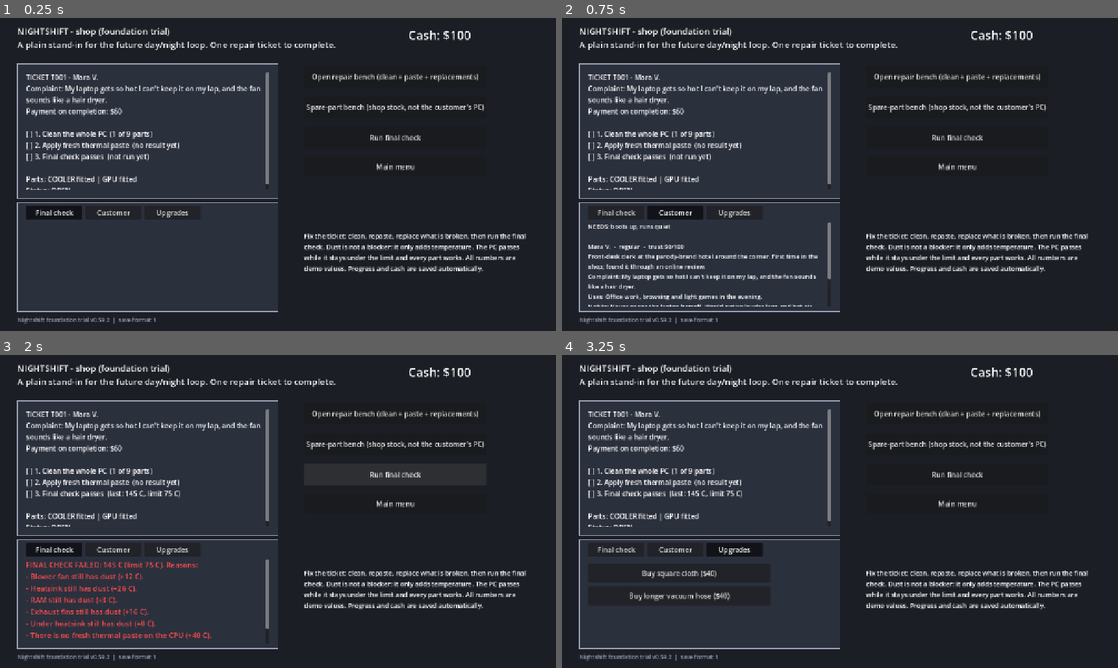
Above: before the commit, frames 1-4 (two rows, left to right).
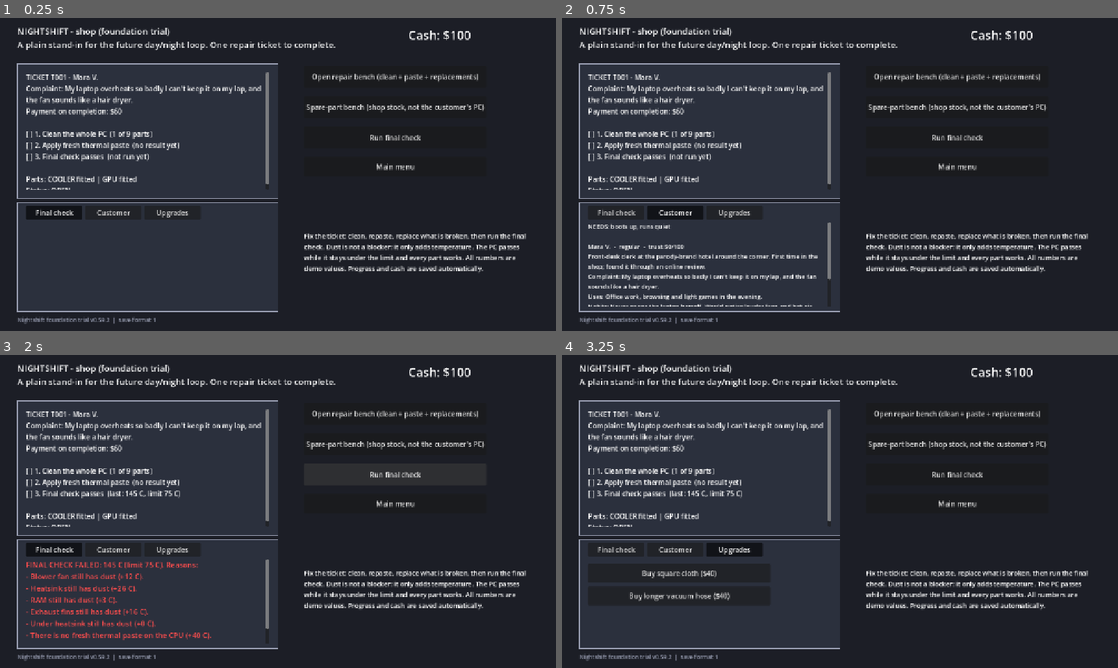
Above: after the commit, the same moments.

Repository: 123rearearcode/nighshift_real
Game: Godot game, scene res://scenes/shop.tscn
Same seed, same stepped clock (60 frames per second), same inputs: the game is played once before the commit and once after it. This scene is started directly instead of the project's main scene.
Inputs:
- Up to frame 1 (0.25 s): no input
- Up to frame 2 (0.75 s): click "Customer" at 0.5 s
- Up to frame 3 (2 s): click "Run final check" at 1.25 s
- Up to frame 4 (3.25 s): click "Final check" at 2 s; click "Upgrades" at 2.75 s

The runs differ from the first frame. In frame 1, 0.6% of the frame differs, in the area x 4-47%, y 21-28%; in frame 2, 0.9%, in the area x 4-47%, y 21-87%; in frame 3, 0.6%; in frame 4, 0.6%.

Commit message:
0.59.2: B86 (Mara says "overheats" again), B87 (wait for the customer's slide; stop a running slide)
Co-Authored-By: Claude Opus 5.5 <noreply@anthropic.com>
Claude-Session: https://claude.ai/code/session_01RRHyDEgCNWig31UsohEBJ7

Diff:
--- a/scripts/data/customers.gd
+++ b/scripts/data/customers.gd
@@ -29,7 +29,7 @@
             # 0.59.2 (D186; user: "Dialogue needs rewriting"): rewritten lines, still proposals for the user's story.
             "greeting": "Hello... you're open? Sorry, I came straight from the night shift. I found you online. I hope the reviews are honest.",
             "patience_line": "I need it back tomorrow morning. My shift starts at seven, and the manager already doesn't like me.",
-            "complaint": "My laptop gets so hot I can't keep it on my lap, and the fan sounds like a hair dryer.",   # 0.59.1 (D185): "mara comes in with a laptop"
+            "complaint": "My laptop overheats so badly I can't keep it on my lap, and the fan sounds like a hair dryer.",   # 0.59.1 (D185): "mara comes in with a laptop"
             "uses": "Office work, browsing and light games in the evening.",
             "habits": "Never opens the laptop herself. Would notice louder fans and hot air straight away. Reads and writes online reviews.",
             "patience": "Needs the PC back by tomorrow morning.",
--- a/scripts/rooms/counter_room.gd
+++ b/scripts/rooms/counter_room.gd
@@ -400,11 +400,16 @@
 
 # 0.59.2 (D186): a customer slides in from the door side and fades in; leaving, a copy slides back out and fades
 # (so the next customer can already come in). Only x and alpha change: where they stand is unchanged.
+var slide_tween: Tween   # the customer coming in (stopped if the next one comes before it ends)
+
+
 func _slide_in(node: TextureRect) -> void:
+    if slide_tween != null and slide_tween.is_valid(): slide_tween.kill()
     var target: Vector2 = node.position
     node.position = target + Vector2(SLIDE_FROM, 0)
     node.modulate.a = 0.0
     var tween: Tween = create_tween().set_parallel(true)
+    slide_tween = tween
     tween.tween_property(node, "position:x", target.x, SLIDE_SECONDS).set_trans(Tween.TRANS_QUAD).set_ease(Tween.EASE_OUT)
     tween.tween_property(node, "modulate:a", 1.0, SLIDE_SECONDS * 0.6)
 
--- a/tools/test_counter_art.gd
+++ b/tools/test_counter_art.gd
@@ -72,6 +72,7 @@
     check(not counter.placeholders and counter.room_layer.morning and counter.counter_layer.morning, "intake uses the morning exterior with the real layered room")
     var customer: TextureRect = counter.get_node("CustomerPortrait")
     var pc: TextureRect = counter.get_node("CustomerPC")
+    await create_timer(counter.SLIDE_SECONDS + 0.2).timeout   # 0.59.2 (D186): the customer slides in first
     check(customer.position + customer.size == Vector2(800, 488) and pc.position + pc.size == Vector2(1094, 550), "Batch B sprites follow the shared customer/PC anchors without resizing their pixels")
     check(customer.z_index < counter.counter_layer.z_index and pc.z_index > counter.counter_layer.z_index and counter.get_node("Hotspots").z_index > counter.counter_layer.z_index, "counter occludes the customer while the separate PC and clipboard remain above it")
     check(not counter.slip.get_rect().intersects(customer.get_rect()) and not counter.slip.get_rect().intersects(pc.get_rect()), "the intake paper leaves the customer and their PC visible")
